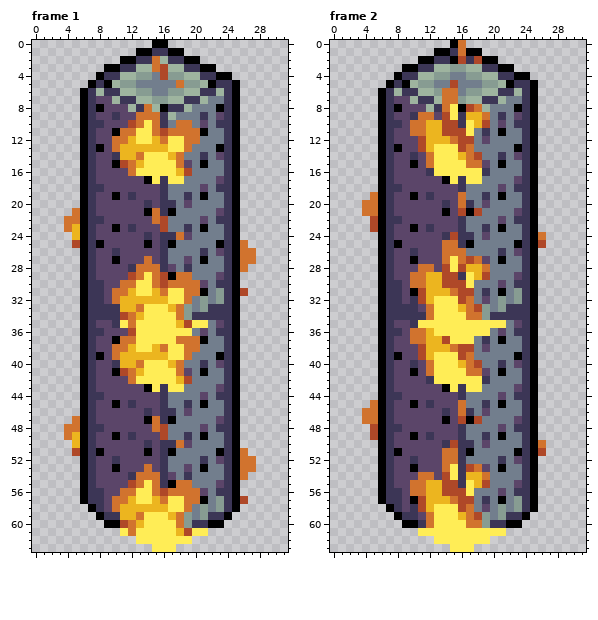
A pixel-art file gets an edit: assets/structures/building_A_B/c3/building_demolished_c3.ase. The picture above is the old version.
32x130 pixels, 8 frames. Shown: frame 1: x 0..31, y 0..63; frame 2: x 0..31, y 0..63. The commit also changed other frames, which this record leaves out.
After the commit:
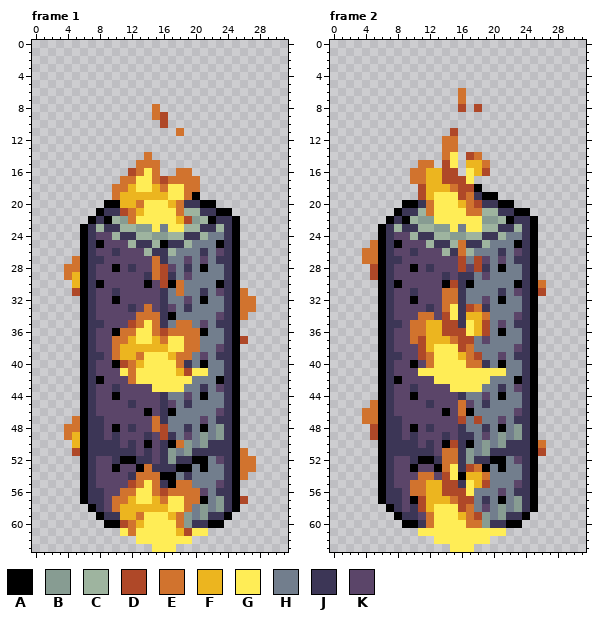
Palette (. is transparent): A #000000  B #879c92  C #9eb49f  D #af4828  E #d1732e  F #ecb51f  G #ffed56  H #727e8d  J #3c3656  K #5b4569
From the commit log: Shorted tallest building and adjust building spawn params.
Edits made:
Changed rows in their new state; - is an unchanged pixel.
Frame 1, layers "Flattened Copy", "Layer 1 Copy":
first column x 4:
 0 -----------..-----------
 1 ---------......---------
 2 -------..........-------
 3 -----..............-----
 4 ----.................---
 5 ---...................--
 6 --....................--
 7 --....................--
 8 --.........E..........--
 9 --.........-D.........--
10 --..........D.........--
11 --............-.......--
12 --....................--
13 --....................--
14 --........E...........--
15 --.......EEE..........--
16 --......DE-E..EE......--
17 --.....EEGGEDEEEE.....--
18 --....EEFGGFEGGEE.....--
19 --....EFFFFFFGGEA.....--
20 --...AAFFEGGGFEJJAA...--
21 -...AJJDEFGGGGECCJJAA.--
22 ...A-ACBEGGGGGFDBCA-----
23 ..--CJJCCBBGHGGCCJJC----
24 -.----CJJCCBBCCJJC------
25 -.------CJJCAJJC------.-
26 ----------CJ-C--------..
27 -E--J-K---KE-----K-J--..
28 EE----A--KK-D----A----.-
29 EF------KKJ--JHK---H----
30 -F--A--KKKAK-A-HHH-A----
31 -D--K-JKKKKKJHEHHJ-K--E-
32 ----K-AKKKKKJHHK-A-H--EE
33 ----KKKKJKEKJKHJ-HHH--EE
34 ----KKKKKEEEJAHHHHHK--E-
35 ----J-KKDE-EJHEEHK-J----
36 ----K-AEE--EDEEEEA-H----
37 ------E-F--FE-G--H----D-
38 -------F-FF-F------K----
39 ----J----EGGGFE--K-J----
40 ------ADEF---G-J-A-H----
41 ------KG-G----FDGG------
42 ----A---------GG---A----
43 ------J---K-G----J------
44 ----K-A--------K-A-H----
45 ------K------K---H------
46 ----------A--A-H---K----
47 ----J-----K--H---K-J----
48 ------A-J------J-A-B----
49 ----J-J-K-J--J-K-B-B----
50 ----JJJ-J-A--A-B-BJJ----
51 ----JJJJJ-J--B-BJJJJ----
52 -------AAJJ--BJJAA------
53 ---------A-J-JAA--------
54 ------------AA----------
Frame 2, layers "Flattened Copy", "Layer 1 Copy":
first column x 4:
 0 -----------..----------
 1 ---------......--------
 2 -------..........------
 3 -----..............----
 4 ----.................--
 5 ---...................-
 6 --..........E.........-
 7 --..........E.........-
 8 --..........D.D.......-
 9 --....................-
10 --....................-
11 --.........-..........-
12 --........E-..........-
13 --........EE..........-
14 --........E-.DE.......-
15 --.....E-.D-.FFE......-
16 --....EEFFDD.-FD......-
17 --....EEFFDDD-........-
18 --.....DFFFEDDA.......-
19 -......DFGGGDEJAA.....-
20 .....AAJEGGGFEDJJAA...-
21 ....AJJCEGGGGEECCJJAA.-
22 -..A-ACBBGGGGGGBBCA----
23 -.--CJJCCBBGHGGCCJJC---
24 ------CJJCCBBCCJJC----.
25 -E------CJJCEJJC------.
26 EE--------CJ-C---------
27 EE--J-K---KKDHD--K-J---
28 -D----AKJ-KK-KDJ-A-----
29 -D----KKKKJK-JHK---H---
30 ----A-KKKKA-JA---H-A--E
31 ----K-JKKKE-JH-H-J-K--D
32 ----K-AKKKEEJH---A-H---
33 ----KKK-JKE-JDEJ-HHH---
34 ----KKKE-KD-JFFEHHHK---
35 ----J-EEFFDDJ-FDHK-J---
36 ----K----FDDD-FD-A-H---
37 -------D--FEDD-K-H-----
38 ---------GGG-E-H---K---
39 ----J---E---F-D--K-J---
40 ------A-----G-EJ-A-H---
41 ------KGG----GGGGG-----
42 ----A---K------G---A---
43 ------J---K-G----J-----
44 ----K-A--------K-A-H---
45 ------K------K---H-----
46 ----------A--A-H---K---
47 ----J-----K--H---K-J---
48 ------A-J------J-A-B---
49 ----J-J-K-J--J-K-B-B---
50 ----JJJ-J-A--A-B-BJJ---
51 ----JJJJJ----B-BJJJJ---
52 -------AAJ---BJJAA-----
53 ---------A-----A-------
54 ------------A----------
